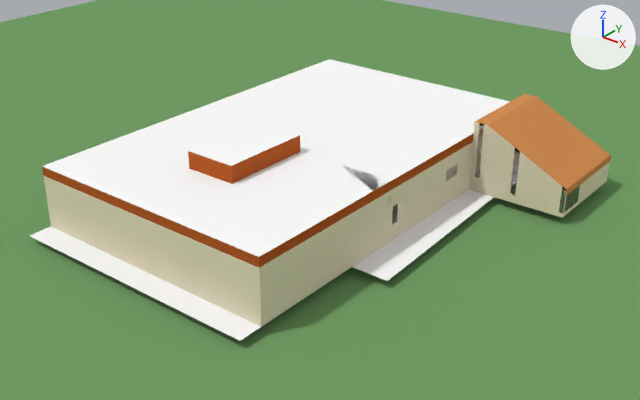
Two versions of the Blender file VR-Tour/Assets/Models/CS Building.blend, one commit apart.
One viewpoint serves both versions: a 50 mm lens placed at (21.2, -24.7, 17.4), pointed at (-0.3, 2.2, 0.8). The axes (+X, +Y, +Z) are drawn at upper right. The lights are the same throughout.

Names of what the first picture shows: 'Building', 'Grass2'.
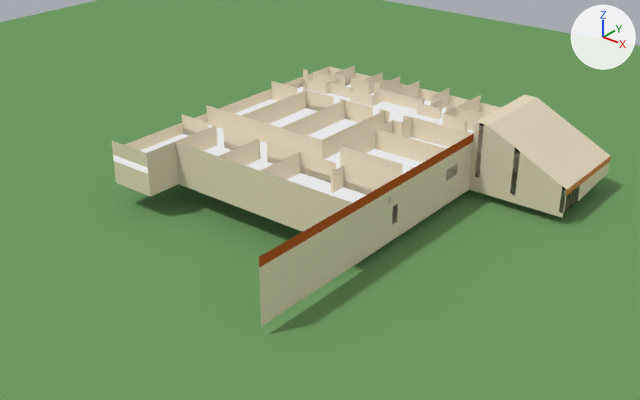
What differs and where, as boxes (x1, y1, x2, y2) in the pictures (640 x 400 px):
'Building', reshaped (14% narrower, 7% shorter): before (30, 59, 611, 341); after (111, 65, 611, 327)
part 1 of me_plane_004, cut back: before (30, 59, 611, 341); after (313, 72, 340, 85)
'Light', unchanged, uncovered by the edit: after (113, 84, 487, 212)

Diff of the bpy script that builds the scene:
```diff
--- a/VR-Tour/Assets/Models/CS Building.blend.py
+++ b/VR-Tour/Assets/Models/CS Building.blend.py
@@ me_plane_004 @@
 # used by ob_building; location = (0.0, 0.0, -0.84); scale = (13.6, 17.6, 8.0)
-me_plane_004.from_pydata(...)  # 2165 vertices, 1591 faces, 6 loose edges; spans x -0.73..0.611, y -0.412..0.711, z 0.136..0.594
+me_plane_004.from_pydata(...)  # 1750 vertices, 1164 faces, 23 loose edges; spans x -0.582..0.611, y -0.352..0.711, z 0.136..0.568
+# me_plane_004 part 1: 431 vertices removed from x -0.73..0.611, y -0.412..0.711, z 0.136..0.594; 16 vertices added at x -0.53..-0.399, y 0.515..0.586, z 0.183..0.417
 me_plane_004.materials.append(mat_whiteroof)
```
